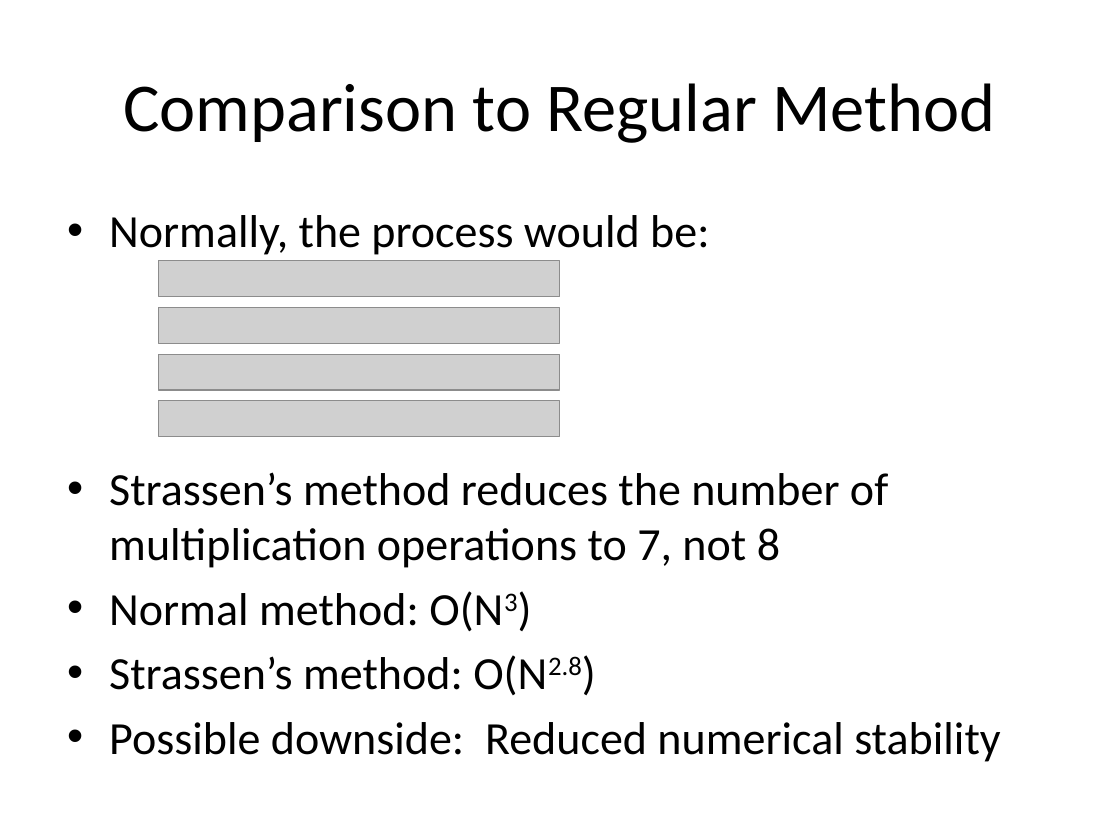
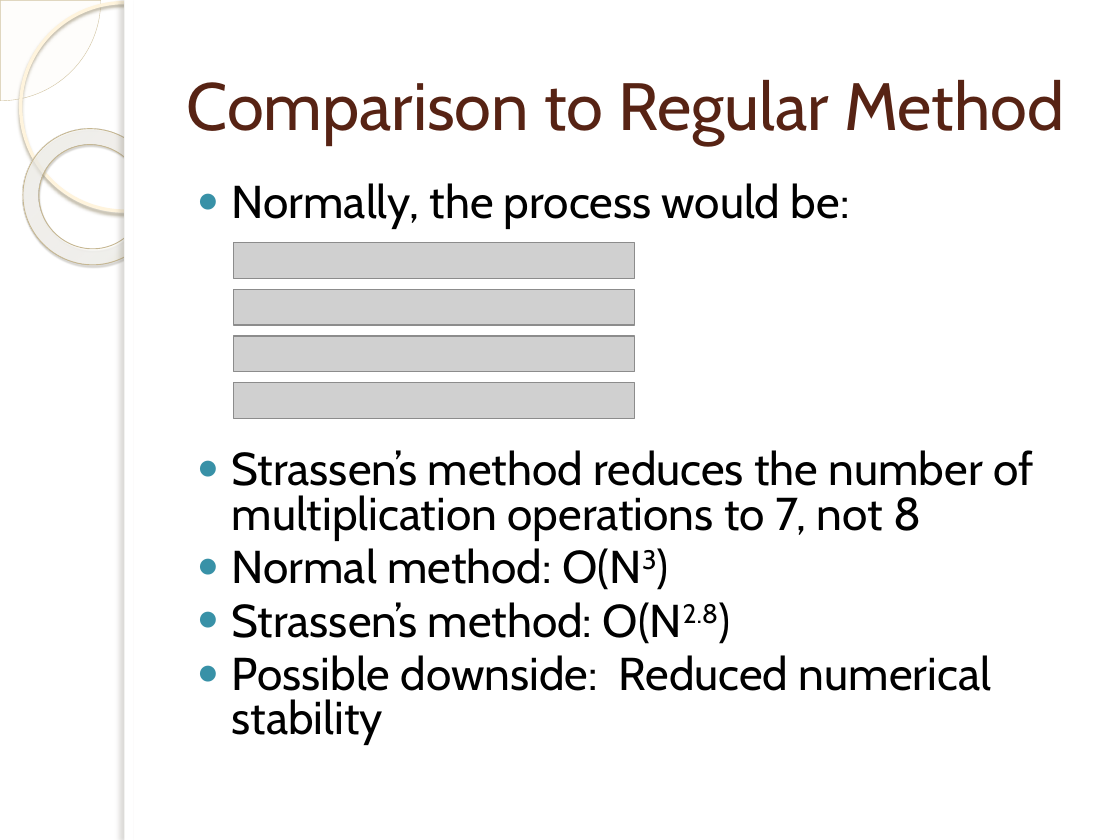
Before and after one commit to pruthvishetty/strassen, a slide deck: slide 5 of Strassen Multiplication Algorithm.pptx. Drawn at 1120x840 pixels with LibreOffice and Linux fonts; fonts in the diff are those of the drawing; grey boxes stand for pictures; background and template pictures are left out. Boxes give left, top, right and bottom in pixels: in the first picture for what was removed or moved away, otherwise in the second. Text is boxed around its words. In the diff, an @@ line names an element or a change of style, - is before the commit and + after.

Commit message:
Updated the powerpoint presentation with plots and results, and set the formatting. Was able to create plots in excel that were easy-ish to read.

```diff
--- a/Strassen Multiplication Algorithm.pptx
+++ b/Strassen Multiplication Algorithm.pptx
@@ pie slice (boxed as its full ellipse) added at (x1=0, y1=0, x2=101, y2=101), fill #FEFAF4 at 33% opacity, outline #D3C39F 0.25 pt @@
@@ ellipse added at (x1=20, y1=2, x2=228, y2=211), outline #FFF5DE 2.15 pt @@
@@ rectangle added at (x1=124, y1=0, x2=1120, y2=840), fill #FFFFFF @@
@@ rectangle added at (x1=124, y1=0, x2=133, y2=840), fill #FFFFFF @@
@@ title "Comparison to Regular Method" moved from (x1=123, y1=83, x2=995, y2=143) to (x1=187, y1=80, x2=1064, y2=145) @@
@@ title "Comparison to Regular Method" at (x1=187, y1=80, x2=1064, y2=145): size 44 to 43 pt, font Calibri to Cabin, text colour #000000 to #572314; alignment centre to left @@
@@ donut added at (x1=0, y1=101, x2=187, y2=292), fill gradient #FFFCF6 to #FFFEFB to #F0D28E, outline #C7B893 0.58 pt @@
@@ text "Normally, the process would be:" moved from (x1=109, y1=215, x2=1000, y2=762) to (x1=232, y1=183, x2=1033, y2=745) @@
@@ text "Normally, the process would be:" at (x1=232, y1=183, x2=1033, y2=745): font Calibri to Cabin; bullet • to ●; line spacing 1 to 0.8 @@
@@ 4 pictures moved together from (x1=159, y1=261, x2=560, y2=437) to (x1=233, y1=243, x2=634, y2=419) @@
```
Also in this commit, not shown: 6 other slides changed, 4 slides added, 1 slide removed, 2 other files.
